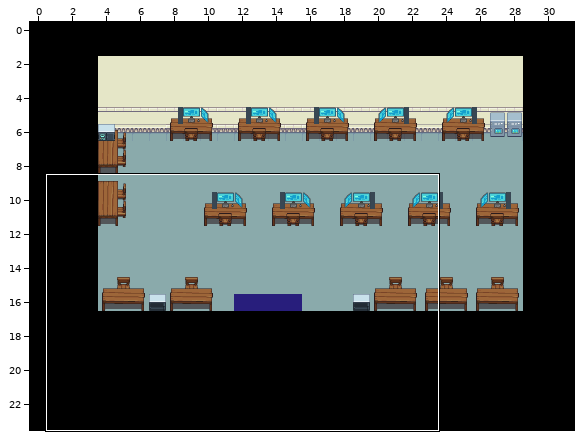
An edit to a level. Tiled map, assets/maps/salleS35.tmx. Above, an overview of the earlier version with the close-up marked.
Close-up. Before the commit:
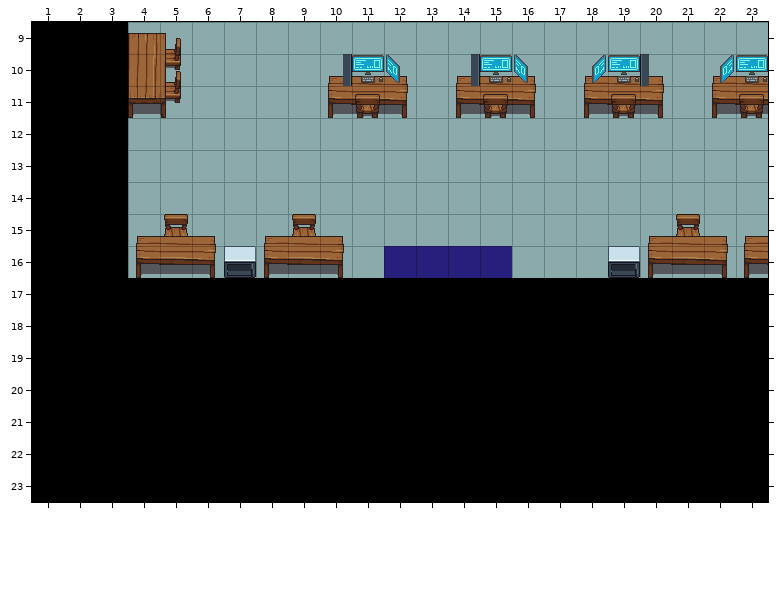
Cells are 32x32 px. Shown: x 1..23, y 9..23.
The same view after the edit:
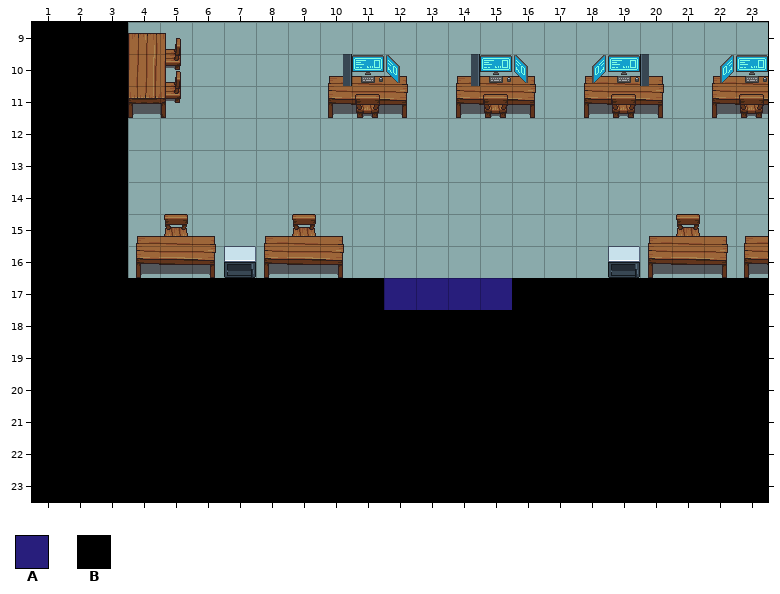
Key: from "couleur": A 3; from "porte": B 0.
_ is an empty cell.
Tiles replaced or removed in this view: A, B.
The edit:
Changed rows in their new state; . is an unchanged cell.
Layer "vers_sousSolCouloir2":
first column x 12:
16 ____
17 AAAA
Layer "noir 99":
first column x 12:
17 ____
Boxes around the changes in both close-ups, in picture pixels (x1, y1, x2, y2):
changed: (384, 246, 512, 310)
